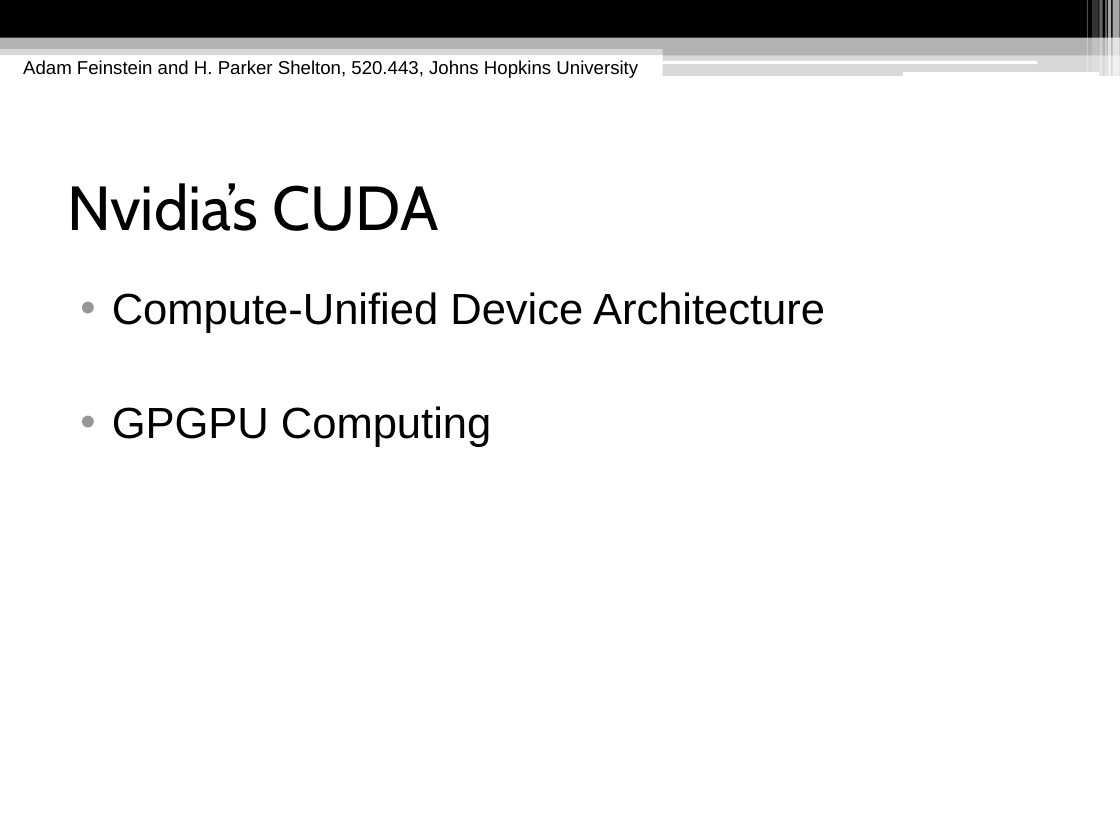
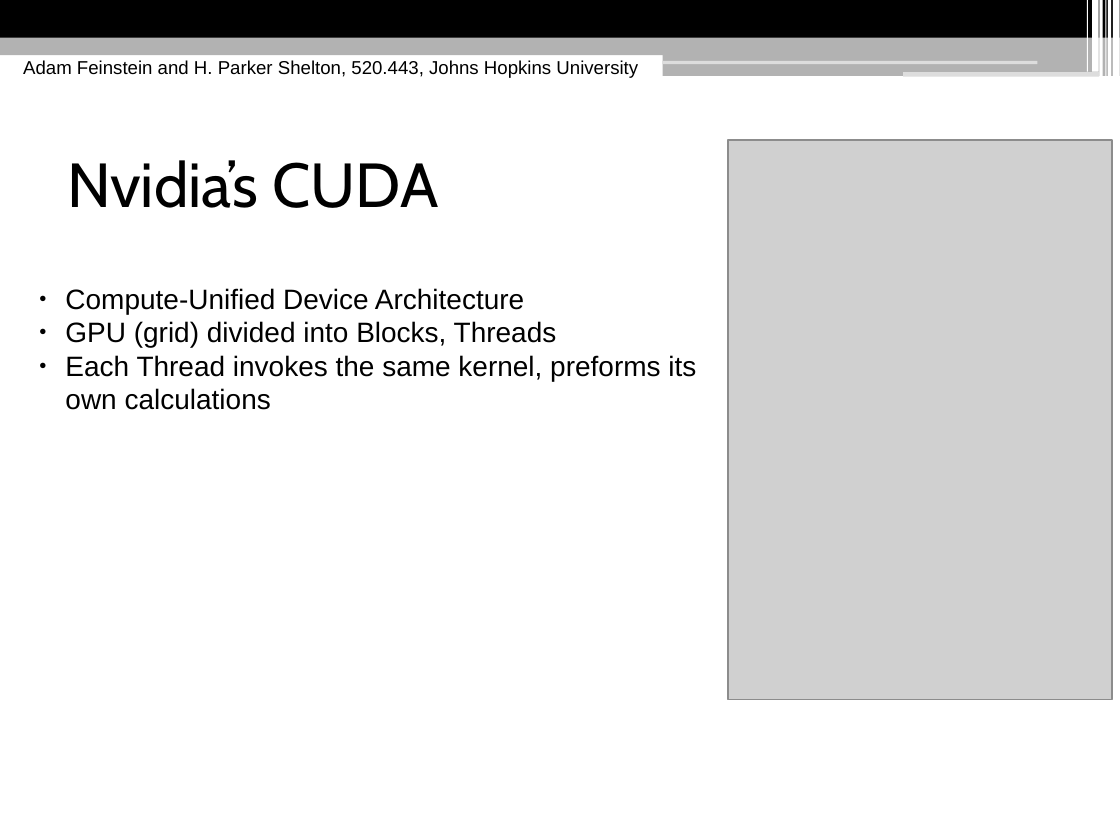
Before and after one commit to hpshelton/multimedia, a slide deck: slide 3 of docs/Multimedia Presentation.pptx. Drawn at 1120x840 pixels with LibreOffice and Linux fonts; fonts in the diff are those of the drawing; grey boxes stand for pictures. Boxes give left, top, right and bottom in pixels: in the first picture for what was removed or moved away, otherwise in the second. Text is boxed around its words. In the diff, an @@ line names an element or a change of style, - is before the commit and + after.

Commit message:
presentation updates: CUDA, speed, compression. charts! images!

```diff
--- a/docs/Multimedia Presentation.pptx
+++ b/docs/Multimedia Presentation.pptx
@@ rectangle at [1086, 0, 1088, 72]: fill #FFFFFF at 30% opacity to #FFFFFF @@
@@ rectangle at [1092, 0, 1099, 72]: fill #FFFFFF at 20% opacity to #FFFFFF @@
@@ rectangle at [1100, 0, 1103, 76]: fill #FFFFFF at 40% opacity to #FFFFFF @@
@@ rectangle at [1105, 0, 1107, 76]: fill #FFFFFF at 60% opacity to #FFFFFF @@
@@ rectangle at [1108, 0, 1111, 76]: fill #FFFFFF at 65% opacity to #FFFFFF @@
@@ rectangle at [1113, 0, 1120, 76]: fill #FFFFFF at 65% opacity to #FFFFFF @@
@@ rectangle at [0, 45, 1120, 55]: fill #B2B2B2 at 50% opacity to #B2B2B2 @@
@@ rectangle at [663, 44, 1120, 55]: mirrored @@
@@ rectangle at [663, 54, 1120, 76]: fill #B2B2B2 at 50% opacity to #B2B2B2; mirrored @@
@@ rounded rectangle at [662, 60, 1037, 64]: fill #FFFFFF to #DDDDDD; proportions changed @@
@@ rounded rectangle at [903, 72, 1099, 76]: fill #FFFFFF to #DDDDDD; proportions changed @@
@@ text "Nvidia’s CUDA" at [67, 160, 438, 208]: vertical alignment middle to top @@
@@ picture added at [728, 140, 1112, 700] @@
@@ text added at [65, 288, 696, 410], 18 pt, text #000000 @@
+● Compute-Unified Device Architecture
+● GPU (grid) divided into Blocks, Threads
+● Each Thread invokes the same kernel, preforms its own calculations
@@ text removed at [112, 292, 825, 447] @@
-• Compute-Unified Device Architecture
-• GPGPU Computing
```
Also in this commit, not shown: 18 other slides changed, 8 slides added, 1 other file.
